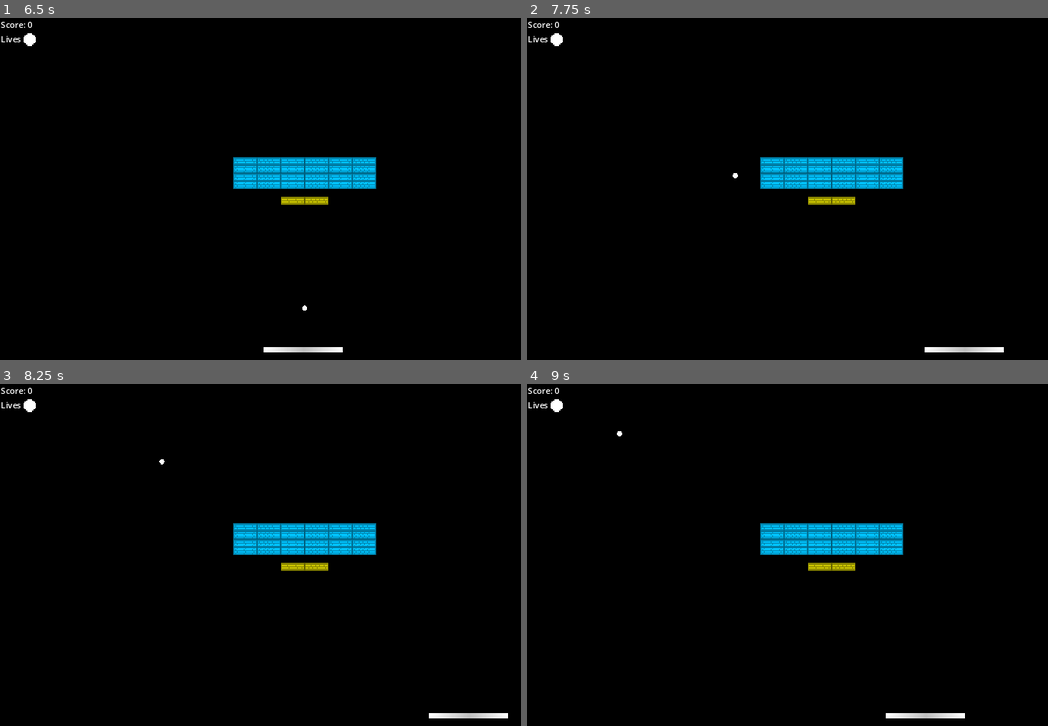
Above: before the commit, frames 1-4 (two rows, left to right).
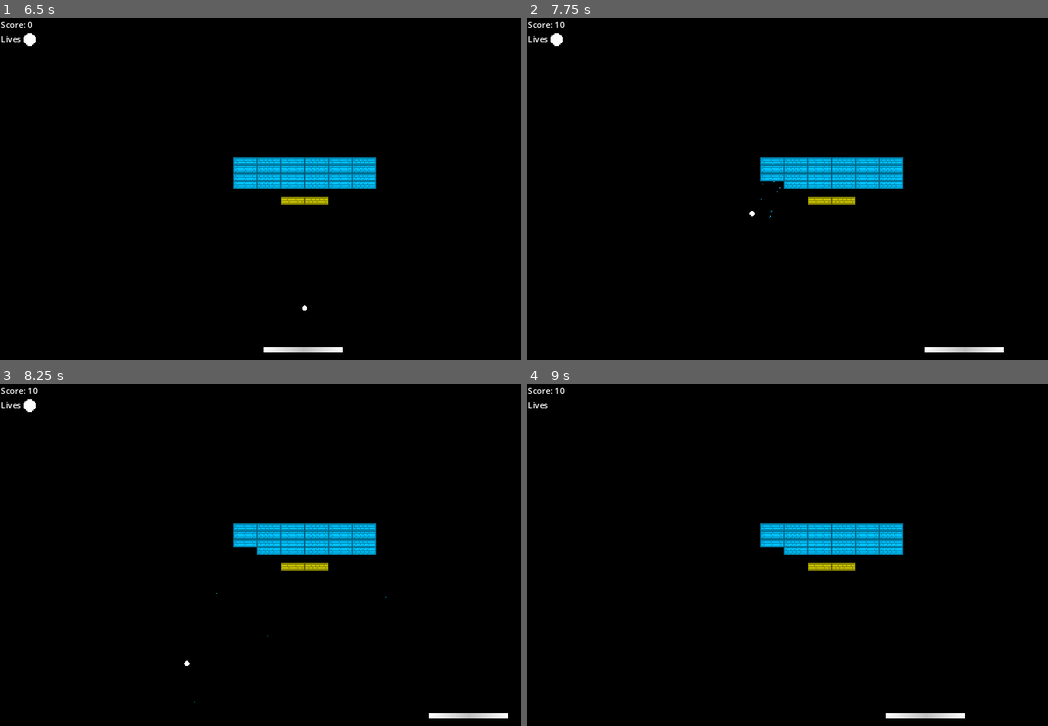
Above: after the commit, the same moments.

Repository: Acanixz/game-dev-train
Game: Godot game, scene res://scenes/level/level.tscn
Two runs of this game, one before a commit and one after it. Both use one fixed random seed, a clock stepped at 60 frames per second and the inputs below.
Inputs:
- Up to frame 1 (6.5 s): tap Enter at 0.5, 2, 3.5 s; hold D (p1_right) 0.53-1.28 s; hold Shift (p1_slow) 0.53-1.28 s; tap Space at 1.25, 2.75, 4.25 s; hold A (p1_left) 1.28-2.03 s; tap Shift (p1_slow) every 1.5 s from 1.35 to 5.85 s; hold Shift (p1_slow) 2.03-2.78 s; hold D (p1_right) 2.03-3.53 s; hold Shift (p1_slow) 3.53-4.28 s; hold A (p1_left) 3.53-5.78 s; hold Shift (p1_slow) 5.03-5.78 s; hold D (p1_right) from 5.78 s (still down)
- Up to frame 2 (7.75 s): keep holding D (p1_right); hold Shift (p1_slow) 6.53-7.28 s; tap Shift (p1_slow) at 7.35 s
- Up to frame 3 (8.25 s): release D (p1_right) at 8.03 s; hold A (p1_left) from 8.03 s (still down); hold Shift (p1_slow) from 8.03 s (still down)
- Up to frame 4 (9 s): keep holding A (p1_left); release Shift (p1_slow) at 8.78 s; tap Shift (p1_slow) at 8.85 s

Frame 1 is identical in both runs. In frame 2, 0.2% of the frame differs, in the area x 5-50%, y 1-59%; in frame 3, 0.1%; in frame 4, 0.2%, in the area x 4-50%, y 1-50%.

Commit message:
Fix: Adjusted relative bounce direction

Diff:
--- a/breakout/scenes/ball/ball.gd
+++ b/breakout/scenes/ball/ball.gd
@@ -31,7 +31,7 @@
 
 func _on_body_entered(body: Node) -> void:
 	if body is Player:
-		linear_velocity = linear_velocity + (body.position.direction_to(position) * 255)
+		linear_velocity = linear_velocity + (body.position.direction_to(position) * 192)
 		$Bonk.play()
 
 	if body is TileMapLayer and not fireball:
